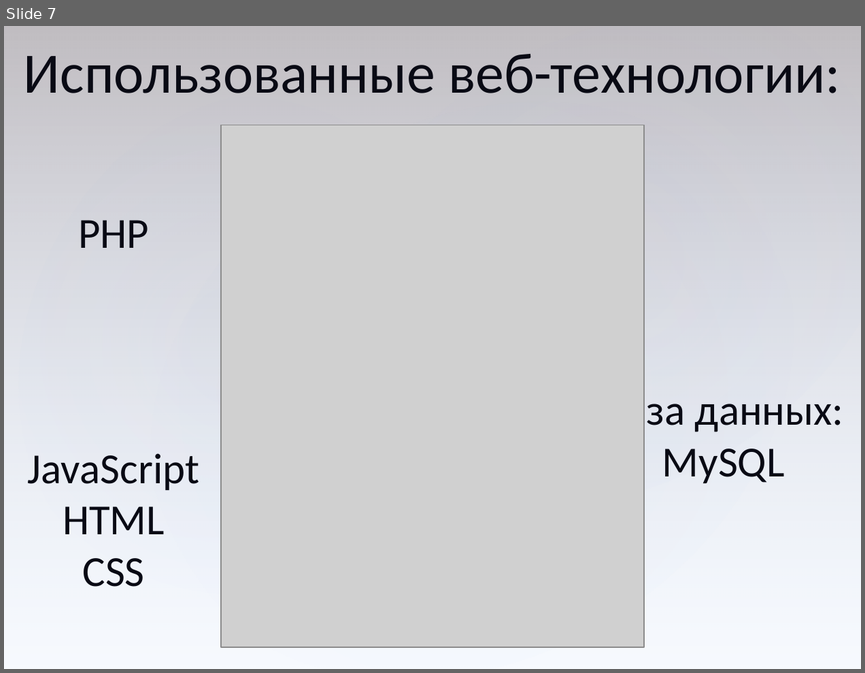
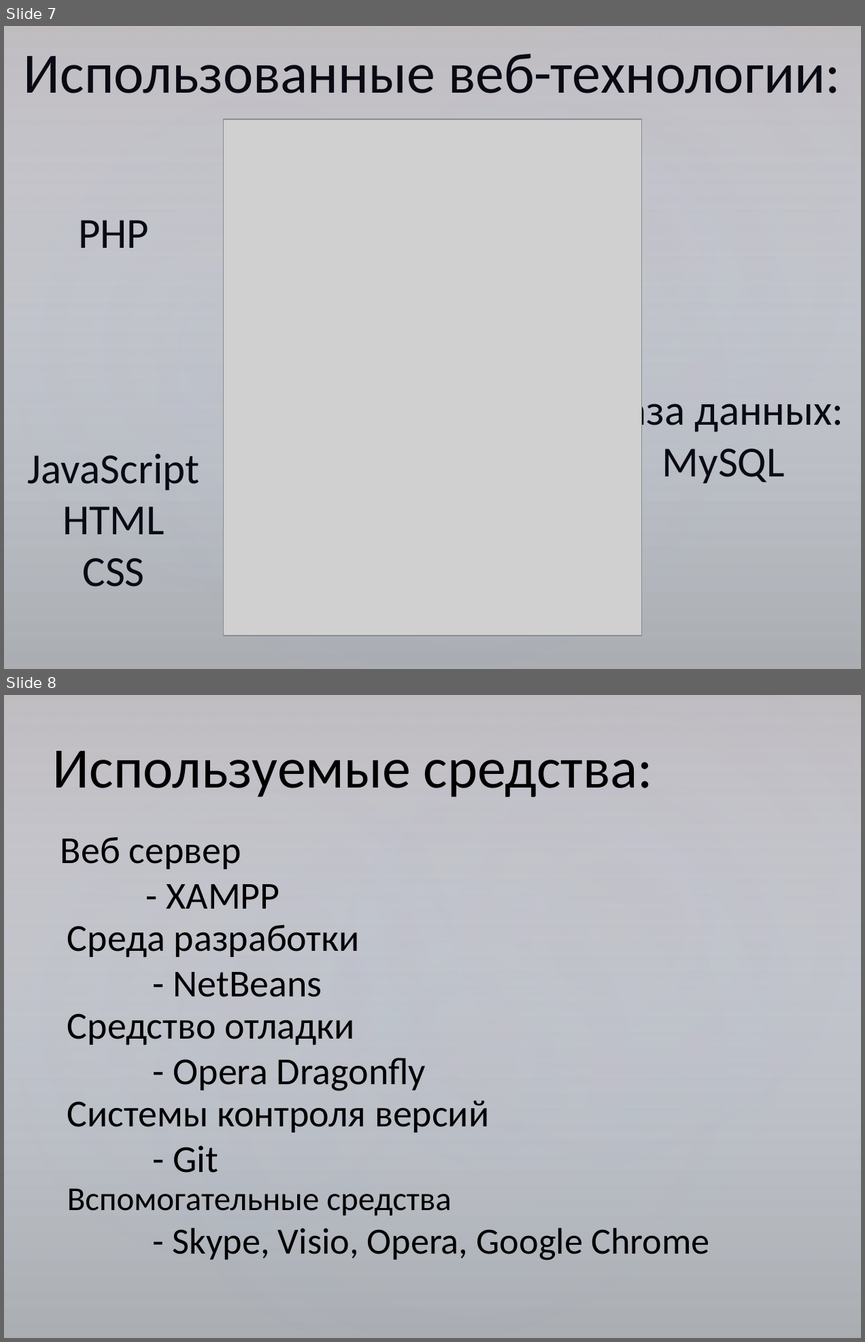
Before and after one commit to serpikovs/in40, a slide deck: !docs/common.pptx. Shown one above the other, each under a label of ours: slide 7 before the commit, slides 7 and 8 after it. The pictures are 865x673 and 865x1342 pixels, drawn with LibreOffice and Linux fonts; fonts in the diff are those of the drawing; grey boxes stand for pictures. Boxes give left, top, right and bottom in pixels: in the first picture for what was removed or moved away, otherwise in the second. Text is boxed around its words. In the diff, an @@ line names an element or a change of style, - is before the commit and + after.

```diff
--- a/!docs/common.pptx
+++ b/!docs/common.pptx
@@ slide 8 added at (4, 695, 861, 1338), background gradient #FFFFFF to #ABABAB; not listed: 4 template elements that a slide beside it also shows @@
@@ text added at (53, 751, 653, 797), 48 pt, text #000000 @@
+Используемые средства:
@@ text added at (60, 837, 280, 909), 32 pt, text #000000 @@
+Веб сервер
+- XAMPP
@@ text added at (67, 925, 360, 997), 32 pt, text #000000 @@
+Среда разработки
+- NetBeans
@@ text added at (67, 1013, 426, 1091), 32 pt, text #000000 @@
+Средство отладки
+- Opera Dragonfly
@@ text added at (67, 1100, 489, 1172), 32 pt, text #000000 @@
+Системы контроля версий
+- Git
@@ text added at (67, 1188, 709, 1260), 31 pt, text #000000 @@
+Вспомогательные средства
+- Skype, Visio, Opera, Google Chrome
@@ slide 7 changed as well @@
@@ background #FFFFFF to gradient #FFFFFF to #ABABAB @@
@@ picture: place and size @@
-picture at (221, 125, 644, 646)
+picture at (224, 119, 641, 635)
```
Also in this commit, not shown: 20 other slides changed, 7 slides removed.
